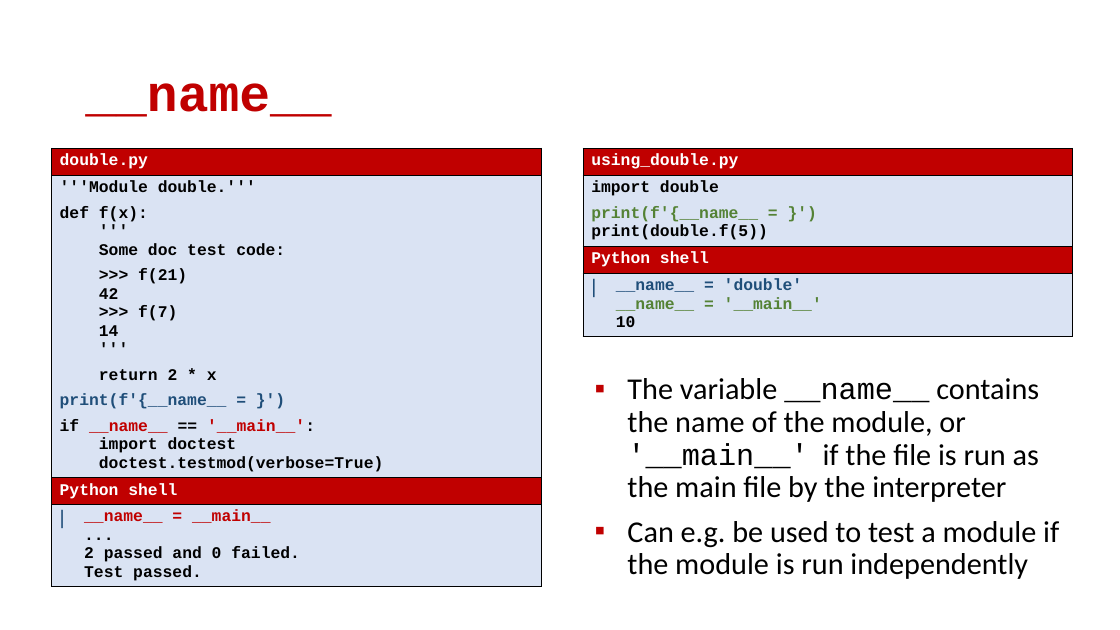
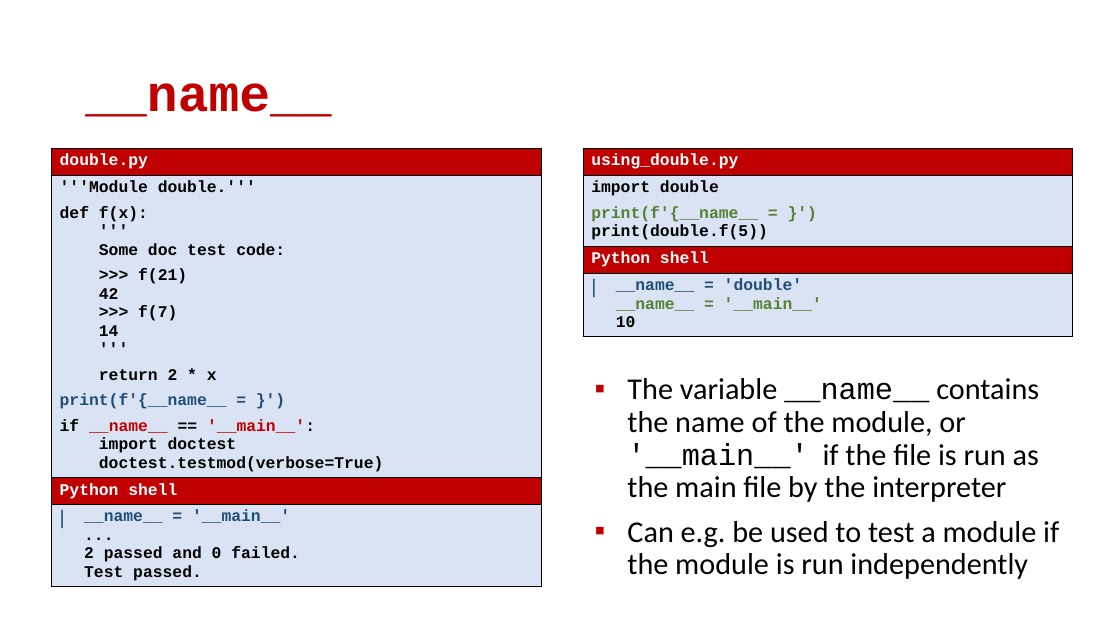
Before and after one commit to gsbrodal/gsbrodal.github.io, a slide deck: slide 9 of ipsa/slides/modules.pptx. Drawn at 1120x630 pixels with LibreOffice and Linux fonts; fonts in the diff are those of the drawing. Boxes give left, top, right and bottom in pixels: in the first picture for what was removed or moved away, otherwise in the second. Text is boxed around its words. In the diff, an @@ line names an element or a change of style, - is before the commit and + after.

```diff
--- a/ipsa/slides/modules.pptx
+++ b/ipsa/slides/modules.pptx
@@ table at <box>51,148,541,608</box> @@
-row 4, column 1: __name__ = __main__ ... 2 passed and 0 failed. Test passed.
+row 4, column 1: __name__ = '__main__' ... 2 passed and 0 failed. Test passed.
```
Also in this commit, not shown: 5 other files.
